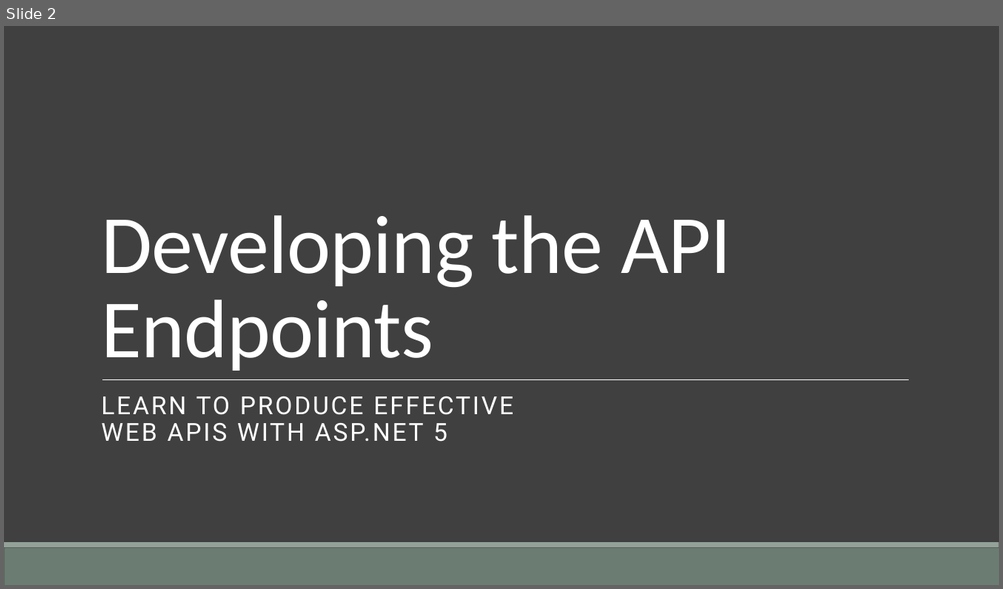
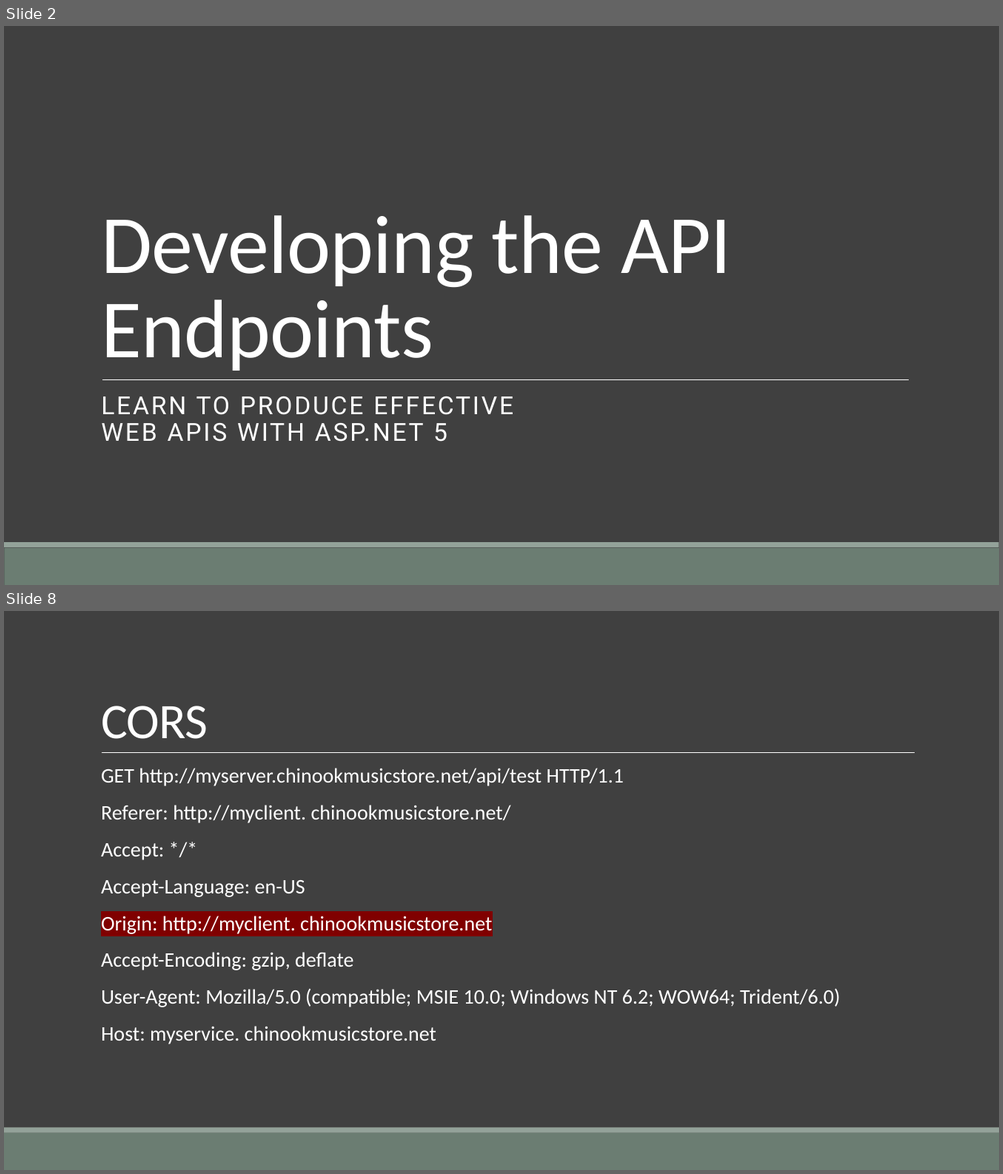
Before and after one commit to cwoodruff/aspnet-5-web-api-workshop, a slide deck: module-1/01-06 Developing the API Endpoints/01-06 Developing the Web API endpoints.pptx. Shown one above the other, each under a label of ours: slide 2 before the commit, slides 2 and 8 after it; the slides between them are not shown. The pictures are 1003x589 and 1003x1174 pixels, drawn with LibreOffice and Linux fonts; fonts in the diff are those of the drawing; background and template pictures are left out. Boxes give left, top, right and bottom in pixels: in the first picture for what was removed or moved away, otherwise in the second. Text is boxed around its words. In the diff, an @@ line names an element or a change of style, - is before the commit and + after.

```diff
--- a/module-1/01-06 Developing the API Endpoints/01-06 Developing the Web API endpoints.pptx
+++ b/module-1/01-06 Developing the API Endpoints/01-06 Developing the Web API endpoints.pptx
@@ slide 8 added at (x1=4, y1=611, x2=999, y2=1170), background #404040; not listed: 2 template elements that a slide beside it also shows @@
@@ title added at (x1=101, y1=706, x2=208, y2=739), 48 pt, text #FFFFFF @@
+CORS
@@ line added from (102, 753) to (915, 753), #FFFFFF 0.5 pt @@
@@ text added at (x1=101, y1=768, x2=839, y2=1045), 20 pt, text #FFFFFF @@
+  GET http://myserver.chinookmusicstore.net/api/test HTTP/1.1
+  Referer: http://myclient. chinookmusicstore.net/
+  Accept: */*
+  Accept-Language: en-US
+  Origin: http://myclient. chinookmusicstore.net
+  Accept-Encoding: gzip, deflate
+  User-Agent: Mozilla/5.0 (compatible; MSIE 10.0; Windows NT 6.2; WOW64; Trident/6.0)
+  Host: myservice. chinookmusicstore.net
```
Also in this commit, not shown: 12 other slides added, 6 other files.
